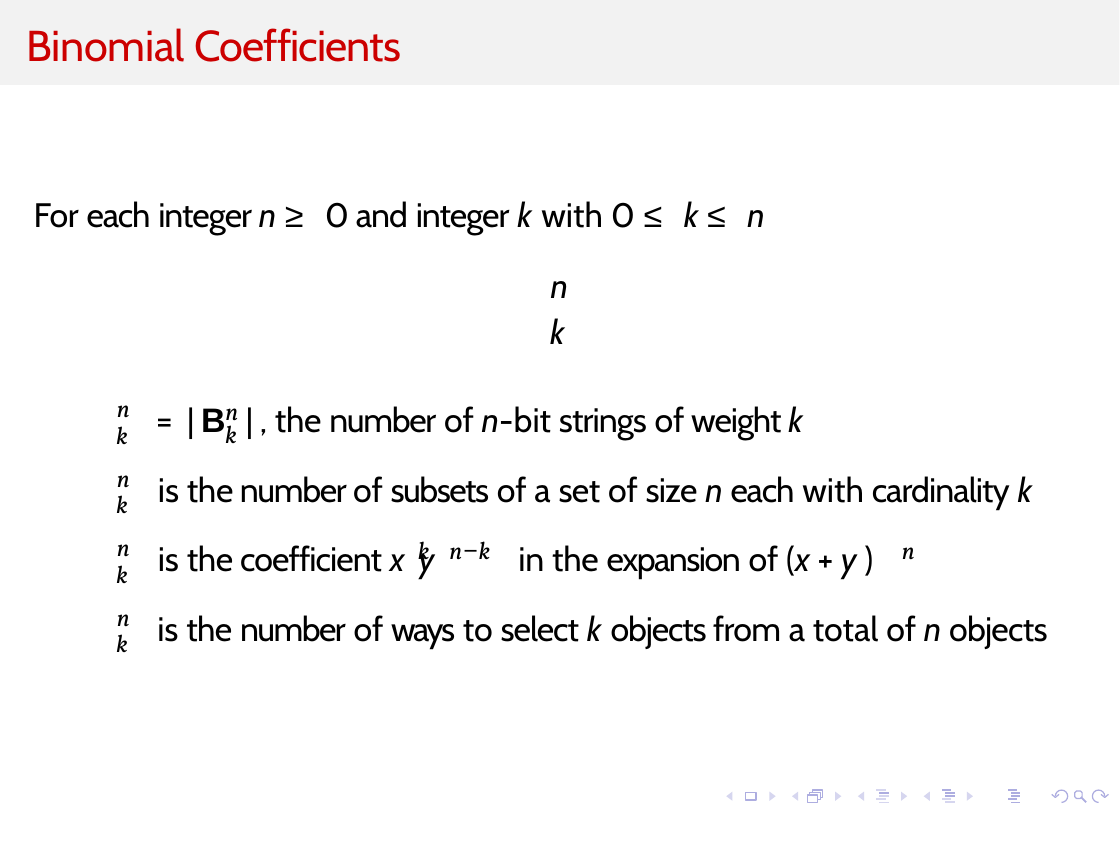
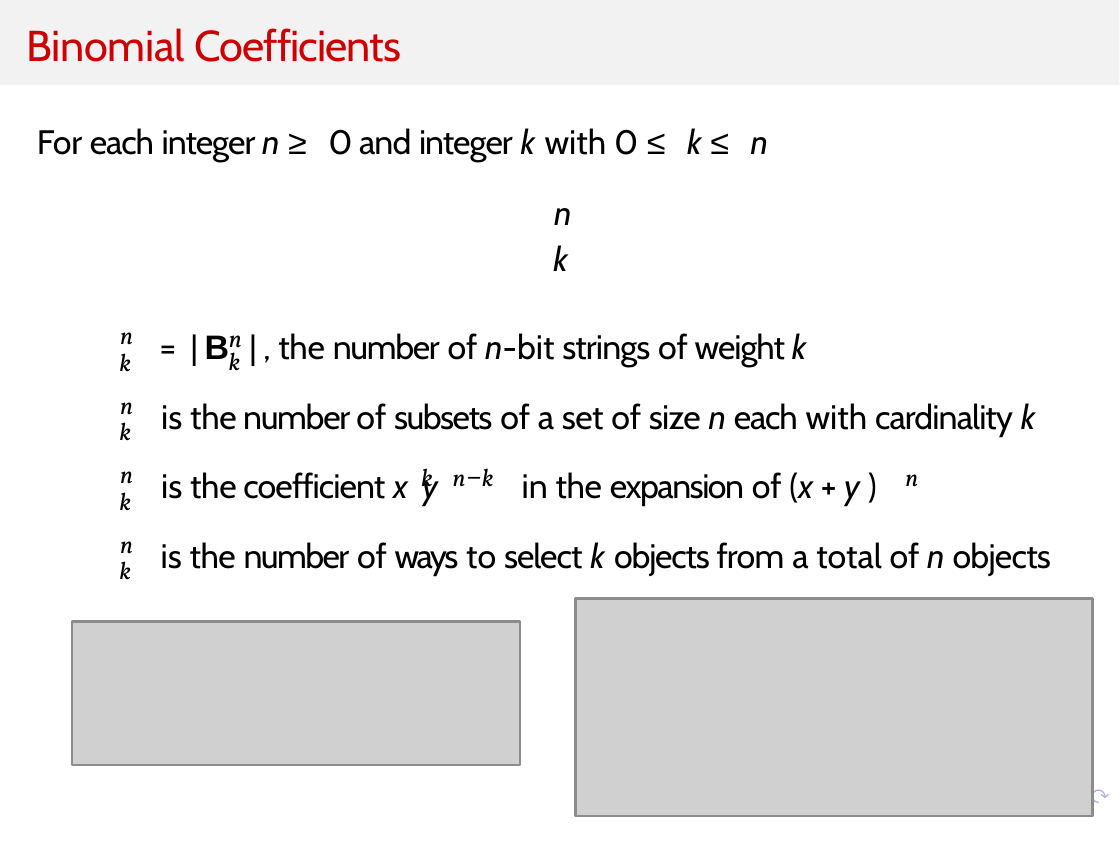
Before and after one commit to kevinsuo/kevinsuo.github.io, a slide deck: slide 12 of teaching/2026Summer/5070/Slides/3.pptx. Drawn at 1120x841 pixels with LibreOffice and Linux fonts; fonts in the diff are those of the drawing; grey boxes stand for pictures; background and template pictures are left out. Boxes give left, top, right and bottom in pixels: in the first picture for what was removed or moved away, otherwise in the second. Text is boxed around its words. In the diff, an @@ line names an element or a change of style, - is before the commit and + after.

```diff
--- a/teaching/2026Summer/5070/Slides/3.pptx
+++ b/teaching/2026Summer/5070/Slides/3.pptx
@@ 11 texts: place and size @@
-11 texts at [116,201,1047,649]
+11 texts at [120,128,1051,576]
@@ text "is the number of subsets ...": place and size @@
-text "is the number of subsets ..." at [158,476,1033,510]
+text "is the number of subsets ..." at [161,403,1036,437]
@@ 3 texts: place and size @@
-3 texts at [34,201,857,579]
+3 texts at [37,128,860,506]
@@ text "k n−k n": place and size @@
-text "k n−k n" at [418,541,915,571]
+text "k n−k n" at [421,468,918,498]
@@ text "n": place and size @@
-text "n" at [117,614,130,638]
+text "n" at [120,541,133,565]
@@ text "k": place and size @@
-text "k" at [116,634,127,652]
+text "k" at [120,561,131,580]
@@ picture added at [576,598,1093,816] @@
@@ picture added at [71,622,520,767] @@
@@ freeform shape removed at [727,791,733,800] @@
@@ freeform shape removed at [747,793,758,800] @@
@@ freeform shape removed at [769,791,776,800] @@
@@ freeform shape removed at [793,791,842,800] @@
@@ freeform shape removed at [807,791,822,804] @@
@@ freeform shape removed at [858,791,907,800] @@
@@ freeform shape removed at [878,791,891,804] @@
@@ freeform shape removed at [880,793,889,793] @@
@@ freeform shape removed at [924,791,973,800] @@
@@ freeform shape removed at [942,791,956,798] @@
@@ freeform shape removed at [942,800,956,802] @@
@@ freeform shape removed at [1009,791,1022,804] @@
@@ freeform shape removed at [1076,791,1082,798] @@
@@ freeform shape removed at [1082,798,1087,802] @@
```
Also in this commit, not shown: 7 other slides changed, 2 other files.
